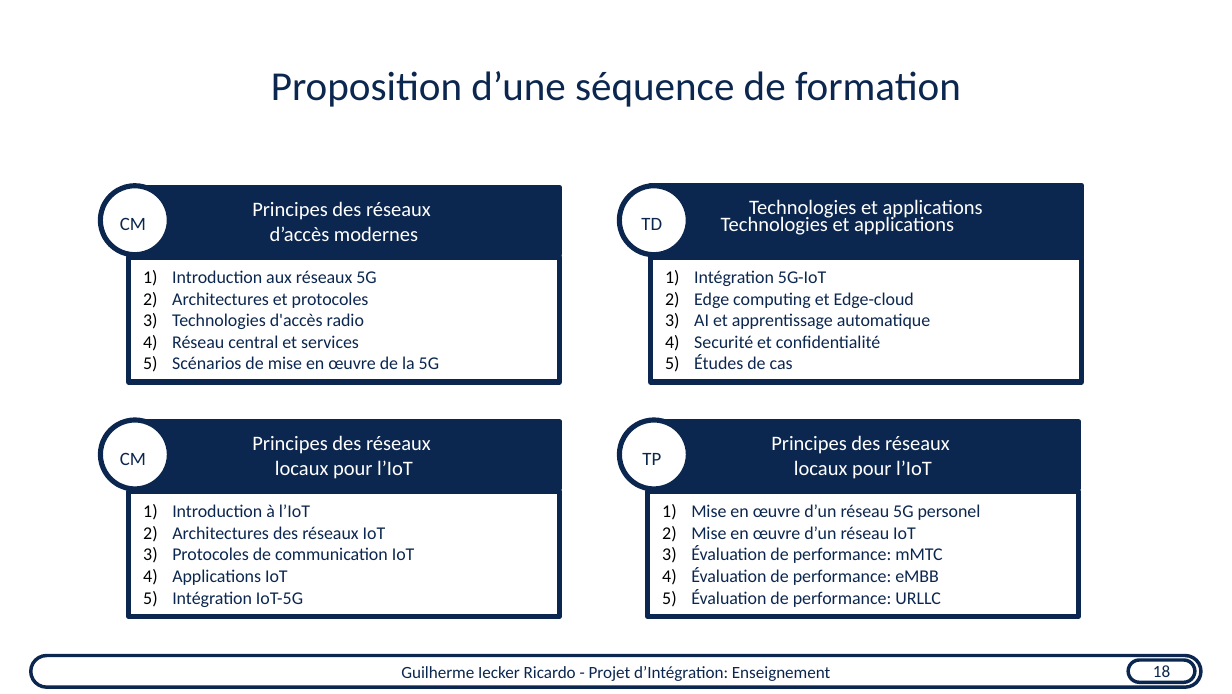
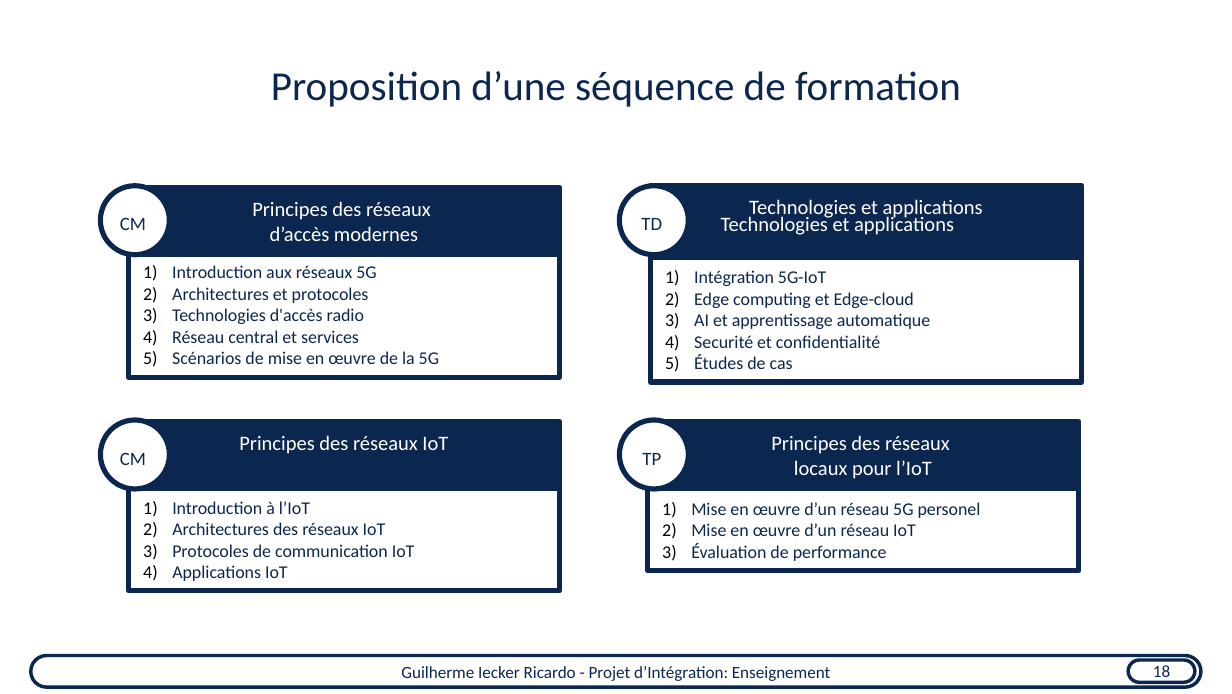
Before and after one commit to guilhermeir/mcf, a slide deck: slide 19 of toulouse_audition.odp (slide 20 before the commit). Drawn at 1232x694 pixels with LibreOffice and Linux fonts; fonts in the diff are those of the drawing. Boxes give left, top, right and bottom in pixels: in the first picture for what was removed or moved away, otherwise in the second. Text is boxed around its words. In the diff, an @@ line names an element or a change of style, - is before the commit and + after.

```diff
--- a/toulouse_audition.odp
+++ b/toulouse_audition.odp
@@ rectangle "Introduction aux réseaux 5G" moved from (x1=128, y1=257, x2=559, y2=382) to (x1=128, y1=253, x2=559, y2=377) @@
@@ text in rectangle at (x1=239, y1=435, x2=448, y2=454): text changed @@
-Principes des réseaux
-locaux pour l’IoT
+Principes des réseaux IoT
@@ rectangle "Introduction à l’IoT" resized from (x1=128, y1=492, x2=559, y2=616) to (x1=128, y1=488, x2=559, y2=591) @@
@@ rectangle "Mise en œuvre d’un réseau ..." resized from (x1=648, y1=492, x2=1079, y2=616) to (x1=648, y1=488, x2=1079, y2=569) @@
@@ text in rectangle at (x1=691, y1=543, x2=887, y2=561): text changed @@
-3) Évaluation de performance: mMTC
-4) Évaluation de performance: eMBB
-5) Évaluation de performance: URLLC
+3) Évaluation de performance
@@ text in rectangle at (x1=172, y1=591, x2=303, y2=607): paragraph removed @@
-5) Intégration IoT-5G
```
Also in this commit, not shown: 4 other slides changed, 1 slide added, 2 slides removed, 1 other file.
